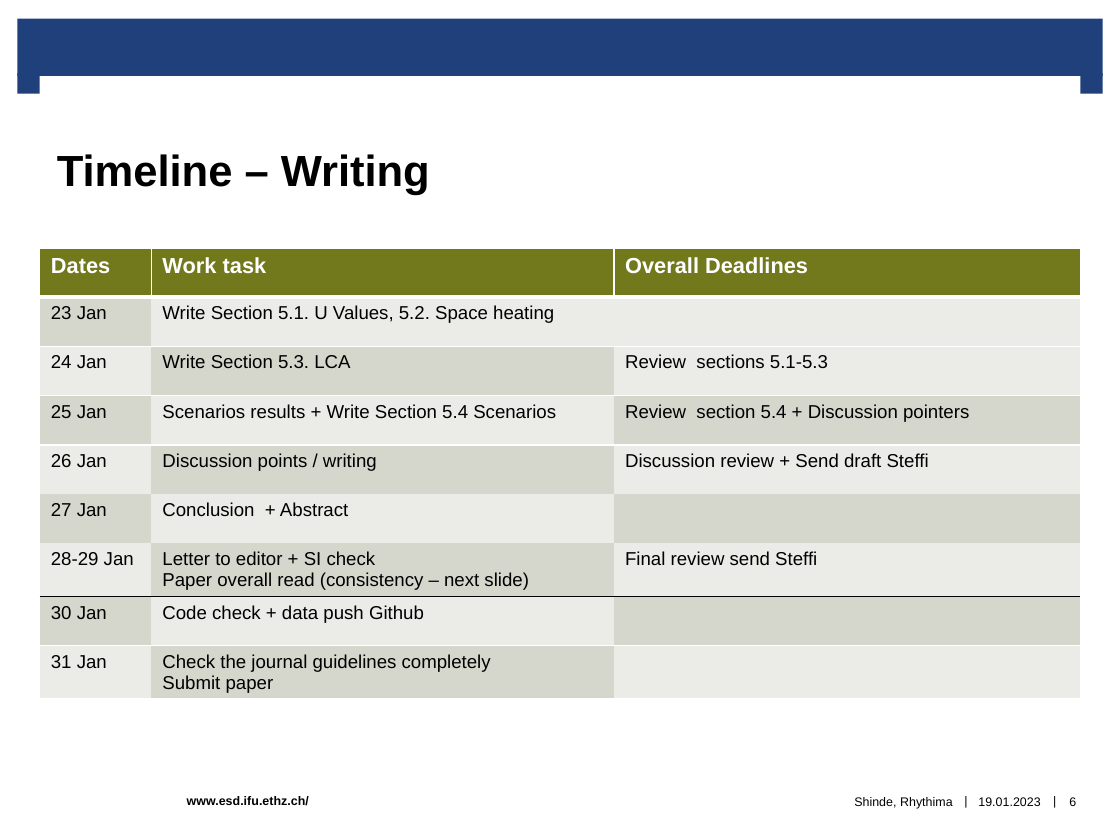
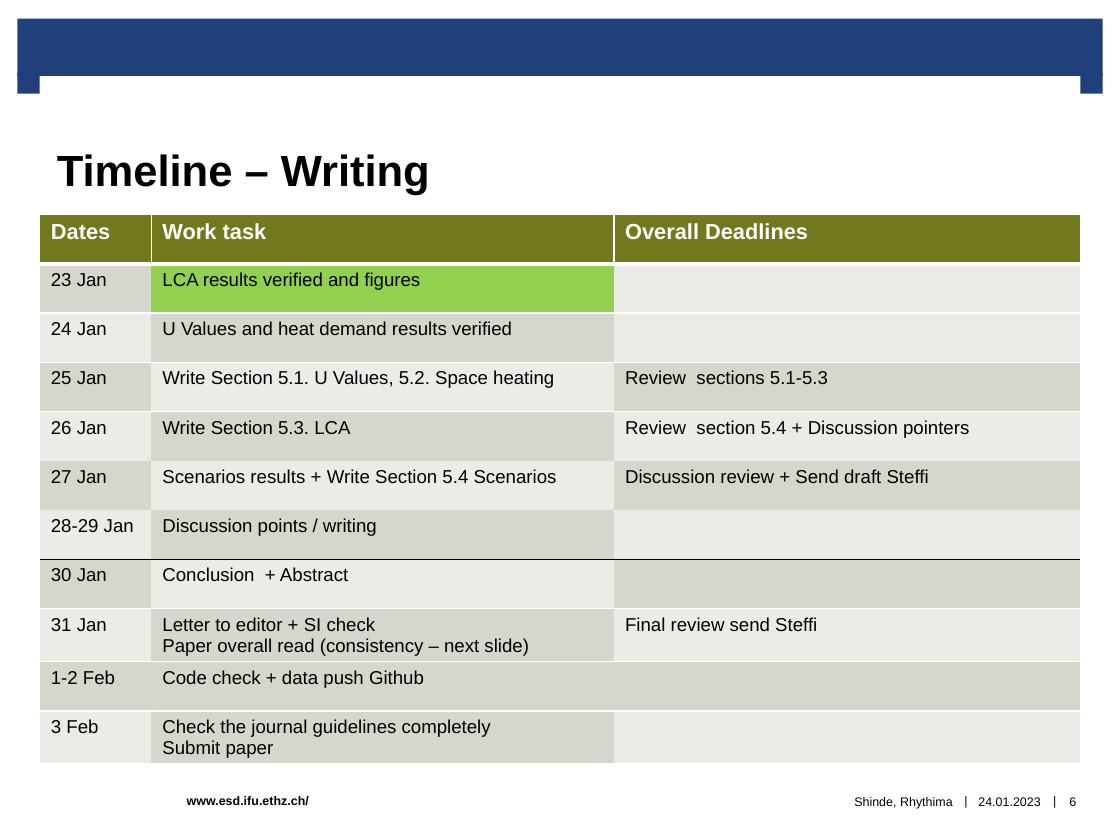
Before and after one commit to rhythimashinde/building-model, a slide deck: slide 6 of paper_SI_discussions/Discussion_paper.pptx. Drawn at 1120x840 pixels with LibreOffice and Linux fonts; fonts in the diff are those of the drawing; background and template pictures are left out. Boxes give left, top, right and bottom in pixels: in the first picture for what was removed or moved away, otherwise in the second. Text is boxed around its words. In the diff, an @@ line names an element or a change of style, - is before the commit and + after.

```diff
--- a/paper_SI_discussions/Discussion_paper.pptx
+++ b/paper_SI_discussions/Discussion_paper.pptx
@@ table at (39, 215, 1080, 771) @@
-row 2: 23 Jan | Write Section 5.1. U Values, 5.2. Space heating | 
-row 3: 24 Jan | Write Section 5.3. LCA | Review sections 5.1-5.3
-row 4: 25 Jan | Scenarios results + Write Section 5.4 Scenarios | Review section 5.4 + Discussion pointers
-row 5: 26 Jan | Discussion points / writing | Discussion review + Send draft Steffi
-row 6: 27 Jan | Conclusion + Abstract | 
-row 7: 28-29 Jan | Letter to editor + SI check / Paper overall read (consistency – next slide) | Final review send Steffi
-row 8: 30 Jan | Code check + data push Github | 
-row 9: 31 Jan | Check the journal guidelines completely / Submit paper | 
+row 2: 23 Jan | LCA results verified and figures | 
+row 3: 24 Jan | U Values and heat demand results verified | 
+row 4: 25 Jan | Write Section 5.1. U Values, 5.2. Space heating | Review sections 5.1-5.3
+row 5: 26 Jan | Write Section 5.3. LCA | Review section 5.4 + Discussion pointers
+row 6: 27 Jan | Scenarios results + Write Section 5.4 Scenarios | Discussion review + Send draft Steffi
+row 7: 28-29 Jan | Discussion points / writing | 
+row 8: 30 Jan | Conclusion + Abstract | 
+row 9: 31 Jan | Letter to editor + SI check / Paper overall read (consistency – next slide) | Final review send Steffi
+row 10: 1-2 Feb | Code check + data push Github | 
+row 11: 3 Feb | Check the journal guidelines completely / Submit paper | 
@@ table: place and size @@
-table at (39, 248, 1080, 704)
+table at (39, 215, 1080, 771)
@@ text at (978, 797, 1040, 806): text changed @@
-19.01.2023
+24.01.2023
```
Also in this commit, not shown: 36 other slides changed, 4 other files.
